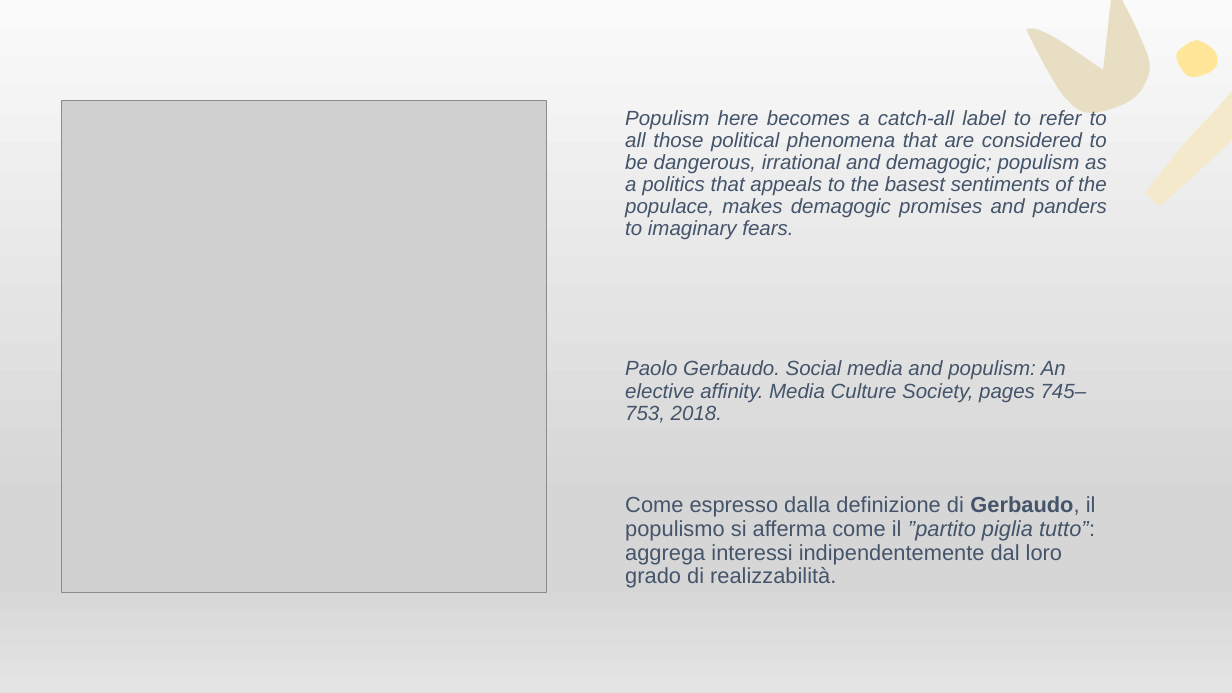
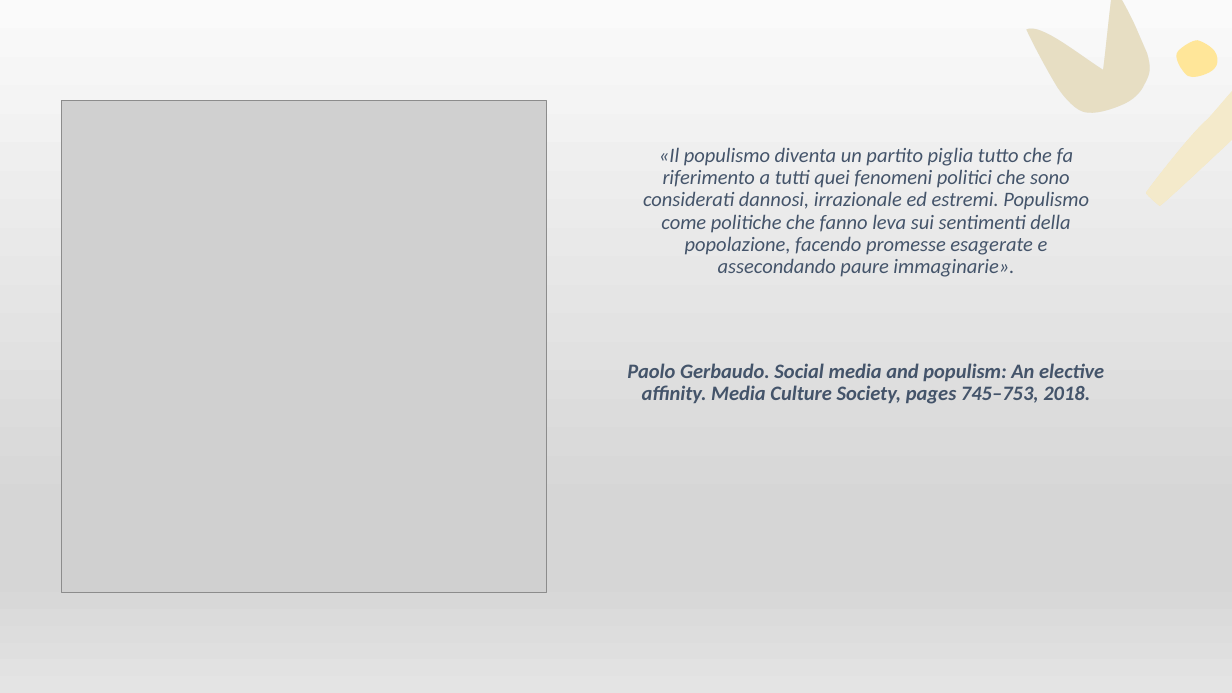
Before and after one commit to AleMelonss/programmation, a slide deck: slide 4 of PresentazionePOLDIG.pptx. Drawn at 1232x693 pixels with LibreOffice and Linux fonts; fonts in the diff are those of the drawing; grey boxes stand for pictures. Boxes give left, top, right and bottom in pixels: in the first picture for what was removed or moved away, otherwise in the second. Text is boxed around its words. In the diff, an @@ line names an element or a change of style, - is before the commit and + after.

```diff
--- a/PresentazionePOLDIG.pptx
+++ b/PresentazionePOLDIG.pptx
@@ text at [643,147,1089,277]: text changed; font Arial to Calibri @@
-Populism here becomes a catch-all label to refer to all those political phenomena that are considered to be dangerous, irrational and demagogic; populism as a politics that appeals to the basest sentiments of the populace, makes demagogic promises and panders to imaginary fears.
+«Il populismo diventa un partito piglia tutto che fa riferimento a tutti quei fenomeni politici che sono considerati dannosi, irrazionale ed estremi. Populismo come politiche che fanno leva sui sentimenti della popolazione, facendo promesse esagerate e assecondando paure immaginarie».
@@ text at [627,363,1104,404]: font Arial to Calibri, bold on in "Paolo Gerbaudo. Social media and populism: An ..."; alignment left to centre @@
@@ title removed at [625,496,1096,588] @@
-Come espresso dalla definizione di Gerbaudo, il populismo si afferma come il ”partito piglia tutto”: aggrega interessi indipendentemente dal loro grado di realizzabilità.
```
Also in this commit, not shown: 2 other slides changed, 2 slides added, 2 slides removed.
